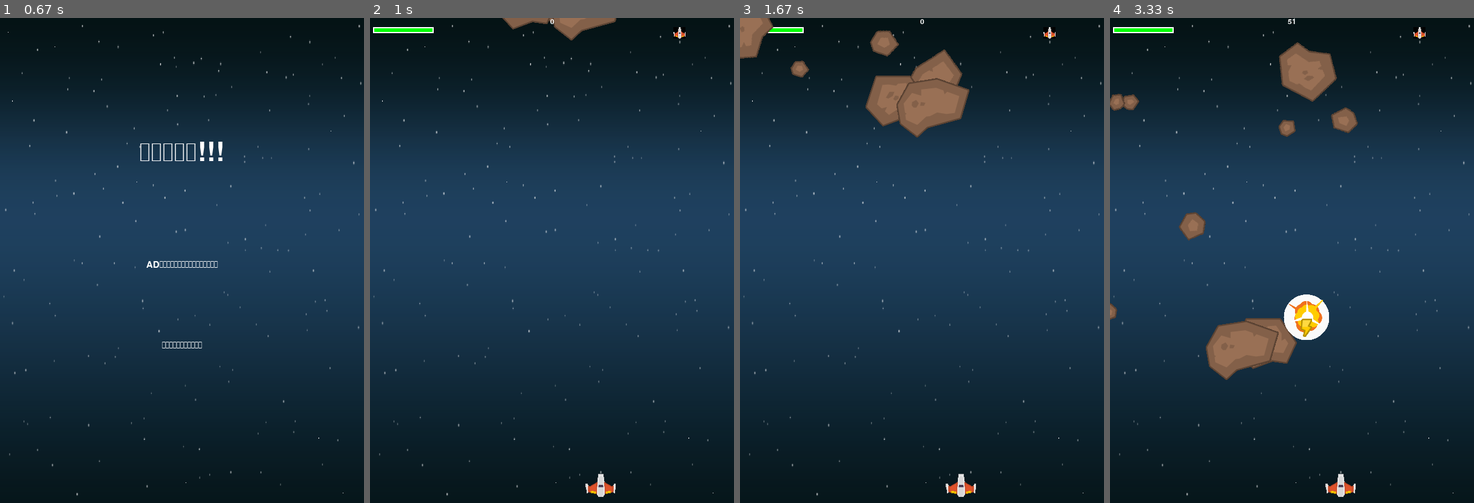
Above: before the commit, frames 1-4 (left to right).
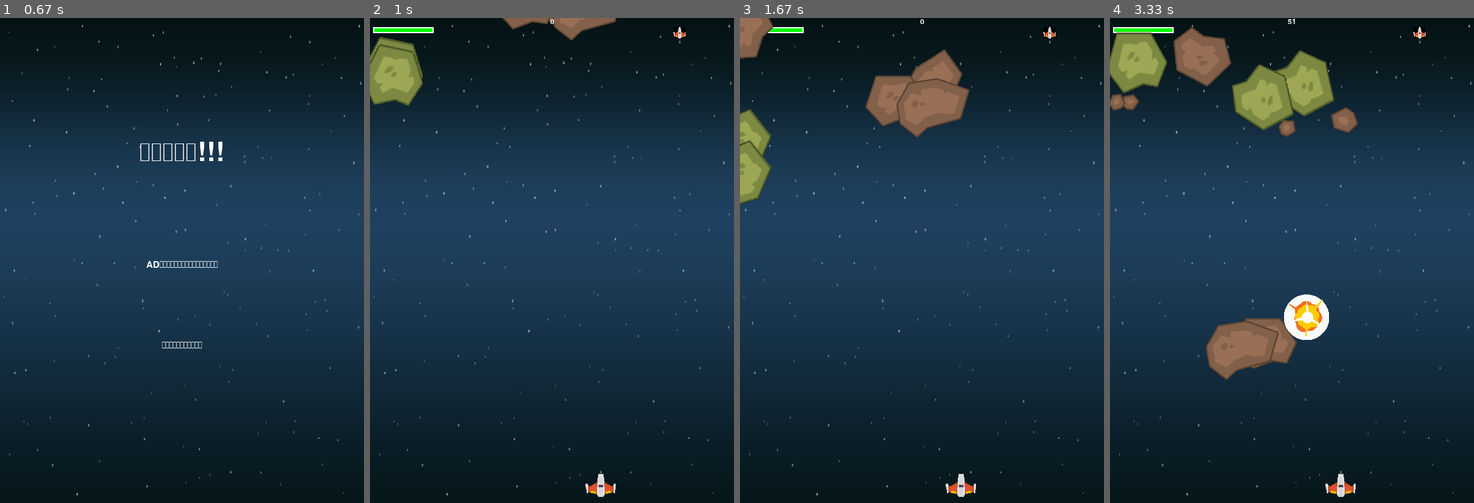
Above: after the commit, the same moments.

Repository: jz588738-byte/my-first-pygame
Game: pygame game, started from main.py
The game is run twice, just before and just after one commit, with the same random seed, the same clock (stepped at 60 frames per second) and the same inputs.
Inputs:
- Up to frame 1 (0.67 s): hold D from 0.33 s (still down)
- Up to frame 2 (1 s): release D at 0.8 s; hold D from 0.83 s (still down)
- Up to frame 3 (1.67 s): release D at 1.3 s; hold A from 1.33 s (still down)
- Up to frame 4 (3.33 s): release A at 1.87 s; hold A 1.9-2.3 s; hold D 2.33-2.97 s; tap Space at 3 s

Frame 1 is identical in both runs. In frame 2, 1.7% of the frame differs, in the area x 0-15%, y 3-19%; in frame 3, 1.7%; in frame 4, 6.5%, in the area x 0-63%, y 1-66%.

Commit message:
feat:增加了分裂石頭。 fix:調整尺寸，和無限分裂的問題。

Diff:
--- a/main.py
+++ b/main.py
@@ -1,7 +1,7 @@
 import pygame
 import random
 from setting import *
-from sprites import Player, Rock, Explosion, Power_up
+from sprites import Player, Explosion, Power_up, BaseRock, SplitRock
 from resource_manager import Load_resources
 from ui_utils import Draw_text, Draw_health, Draw_lives, Draw_init, Draw_end_screen
 
@@ -38,7 +38,10 @@
 
     #增加石頭
     def new_rock(self):
-        r = Rock(self.res)
+        if random.random() < 0.2:
+            r = SplitRock(self.res)
+        else:
+            r = BaseRock(self.res)
         self.all_sprites.add(r)
         self.rocks.add(r)
 
@@ -77,7 +80,10 @@
         game.score += int(hit.radius)
         expl = Explosion(hit.rect.center, 'lg', res)
         game.all_sprites.add(expl)
-        if random.random() > 0.1:
+        if isinstance(hit, SplitRock):
+            hit.split(game.all_sprites, game.rocks)
+        #寶物的掉落
+        if random.random() > 0.9:
             power = Power_up(res, hit.rect.center)
             game.all_sprites.add(power)
             game.powers.add(power)
--- a/resource_manager.py
+++ b/resource_manager.py
@@ -31,6 +31,10 @@
     for i in range(7):
         res['img']['rocks'].append(pygame.image.load(os.path.join(BASE_DIR, 'image',f'rock{i}.png')).convert())
 
+    res['img']['split_rocks'] = []
+    for i in range(5):
+        res['img']['split_rocks'].append(pygame.image.load(os.path.join(BASE_DIR, 'image',f'split_rock{i}.png')).convert())
+
     #爆炸的動畫圖片
     for i in range(9):
         expl_img = pygame.image.load(os.path.join(BASE_DIR, 'image',f'expl{i}.png')).convert()
--- a/sprites/__init__.py
+++ b/sprites/__init__.py
@@ -1,5 +1,7 @@
 from .player import Player
-from .rock import  Rock
 from .bullet import  Bullet
 from .explosion import Explosion
 from .power_up import Power_up
+
+#處理石頭package的導出
+from .rocks import BaseRock, SplitRock
--- a/sprites/rock.py
+++ /dev/null
@@ -1,39 +0,0 @@
-from setting import *
-import pygame
-import random
-
-class Rock(pygame.sprite.Sprite):
-    def __init__(self,res):
-        super().__init__()
-        self.res = res
-        self.image_ori = random.choice(self.res['img']['rocks'])
-        self.image_ori.set_colorkey(BLACK)
-        self.image = self.image_ori.copy()
-        self.rect = self.image.get_rect()
-        self.radius = self.rect.width * 0.85 // 2
-        #初始位置
-        self.rect.x = random.randrange(0,WIDTH - self.rect.width)
-        self.rect.y = random.randrange(-200,-100)
-        self.speedy = random.randrange(2,5)
-        self.speedx = random.randrange(-1,1)
-        self.total_degree = 0
-        self.rot_degree = random.randrange(-2, 2)
-
-    #石頭旋轉
-    def rotate(self):
-        self.total_degree += self.rot_degree
-        self.total_degree = self.total_degree % 360
-        self.image = pygame.transform.rotate(self.image_ori, self.total_degree)
-        center = self.rect.center
-        self.rect = self.image.get_rect()
-        self.rect.center = center
-
-    def update(self):
-        self.rotate()
-        self.rect.x += self.speedx
-        self.rect.y += self.speedy
-        if self.rect.top > HEIGHT or self.rect.left > WIDTH or self.rect.right < 0:
-            self.rect.x = random.randrange(0, WIDTH - self.rect.width)
-            self.rect.y = random.randrange(-100, -40)
-            self.speedy = random.randrange(2, 5)
-            self.speedx = random.randrange(-1,1)
--- /dev/null
+++ b/sprites/rocks/__init__.py
@@ -0,0 +1,2 @@
+from .base_rock import BaseRock
+from .split_rock import SplitRock
--- /dev/null
+++ b/sprites/rocks/base_rock.py
@@ -0,0 +1,40 @@
+from setting import *
+import pygame
+import random
+
+class BaseRock(pygame.sprite.Sprite):
+    def __init__(self,res):
+        super().__init__()
+        self.res = res
+        self.image_ori = random.choice(self.res['img']['rocks'])
+        self.image_ori.set_colorkey(BLACK)
+        self.image = self.image_ori.copy()
+        self.rect = self.image.get_rect()
+        self.radius = self.rect.width * 0.85 // 2
+        #初始位置
+        self.rect.x = random.randrange(0,WIDTH - self.rect.width)
+        self.rect.y = random.randrange(-200,-100)
+        self.speedy = random.randrange(2,5)
+        self.speedx = random.randrange(-1,1)
+        self.total_degree = 0
+        self.rot_degree = random.randrange(-2, 2)
+
+    #石頭旋轉
+    def rotate(self):
+        self.total_degree += self.rot_degree
+        self.total_degree = self.total_degree % 360
+        self.image = pygame.transform.rotate(self.image_ori, self.total_degree)
+        center = self.rect.center
+        self.rect = self.image.get_rect()
+        self.rect.center = center
+
+    def update(self):
+        self.rotate()
+        self.rect.x += self.speedx
+        self.rect.y += self.speedy
+        #邊界控制
+        if self.rect.top > HEIGHT or self.rect.left > WIDTH or self.rect.right < 0:
+            self.rect.x = random.randrange(0, WIDTH - self.rect.width)
+            self.rect.y = random.randrange(-100, -40)
+            self.speedy = random.randrange(2, 5)
+            self.speedx = random.randrange(-1,1)
--- /dev/null
+++ b/sprites/rocks/split_rock.py
@@ -0,0 +1,41 @@
+import pygame.transform
+
+from .base_rock import BaseRock
+from setting import *
+import random
+
+class SplitRock(BaseRock):
+    def __init__(self, res, size = None, center = None):
+        super().__init__(res)
+        self.size = size if size is not None else 4
+
+        raw_image = self.res['img']['split_rocks'][self.size]
+
+        #定義每一個石頭的大小
+        rock_widths = [20, 40, 60, 80, 100]
+        target_width = rock_widths[self.size]
+
+        #縮放圖片
+        self.image_ori = pygame.transform.scale(raw_image, (target_width, target_width))
+        self.image_ori.set_colorkey(BLACK)
+        self.image = self.image_ori.copy()
+        self.rect = self.image.get_rect()
+        #重新計算半徑
+        self.radius = self.rect.width * 0.85 // 2
+
+        if center:
+            self.rect.center = center
+
+            self.speedy = random.randrange(2, 5)
+            self.speedx = random.randrange(-1, 1)
+
+    def split(self, all_sprites, rocks):
+        if self.size - 1 >= 0 and self.size > 3:
+            new_size = self.size - 1
+
+            #分裂石頭
+            small_rock1 = SplitRock(self.res, new_size, (self.rect.right, self.rect.centery))
+            small_rock2 = SplitRock(self.res, new_size, (self.rect.left, self.rect.centery))
+            #加入群組
+            all_sprites.add(small_rock1, small_rock2)
+            rocks.add(small_rock1, small_rock2)
--- a/ui_utils.py
+++ b/ui_utils.py
@@ -54,7 +54,7 @@
 def Draw_end_screen(surf, res, score):
     surf.blit(res['img']['background'], (0,0))
     Draw_text(surf, '遊戲結束!', 64, WIDTH / 2, HEIGHT / 4)
-    Draw_text(surf, f'最終分數:{score}~~', 30, WIDTH / 2, HEIGHT / 2)
+    Draw_text(surf, f'最終分數: {score}.', 30, WIDTH / 2, HEIGHT / 2)
     Draw_text(surf, '按下 [R] 重新開始', 23, WIDTH / 2, (HEIGHT / 3) * 2)
     Draw_text(surf, '按下 [M] 回到主選單', 23, WIDTH / 2, (HEIGHT / 3) * 2 + 40)
     pygame.display.update()
Binary file added: image/split_rock0.png
Binary file added: image/split_rock1.png
Binary file added: image/split_rock2.png
Binary file added: image/split_rock3.png
Binary file added: image/split_rock4.png
Not shown, added: font/font.ttf
Not shown, added: sound/respawn.wav
